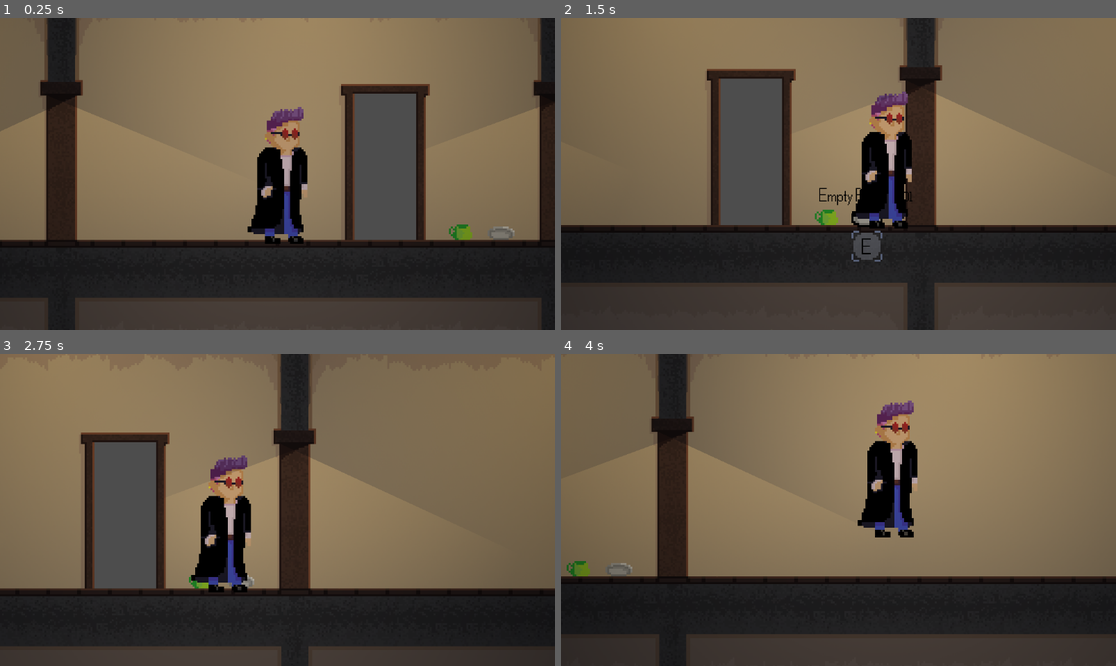
Above: before the commit, frames 1-4 (two rows, left to right).
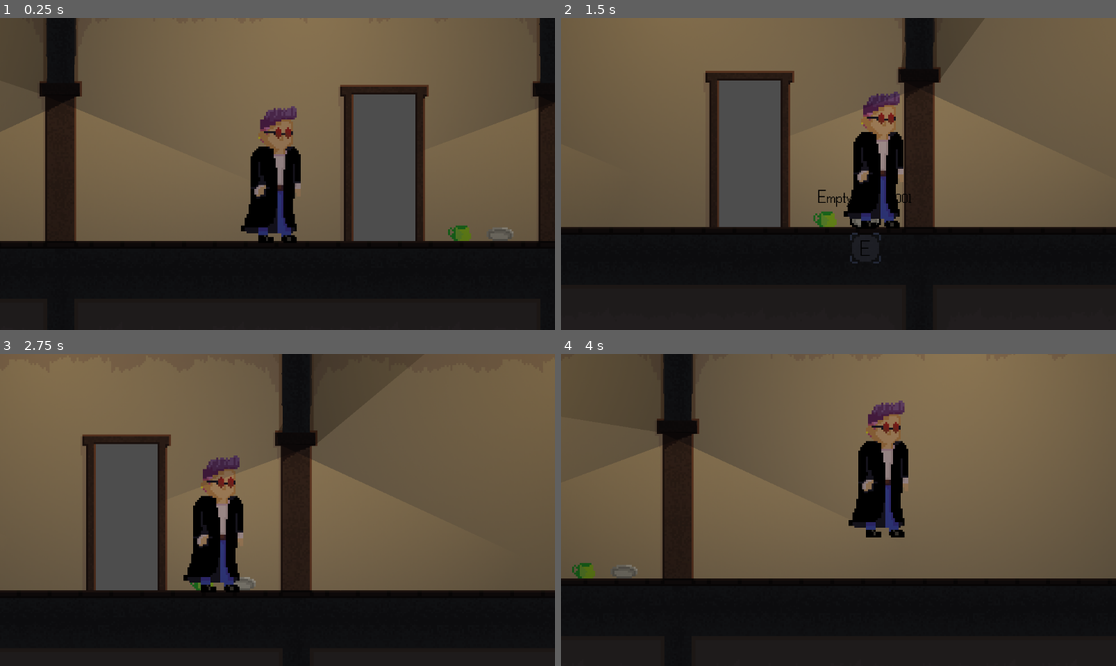
Above: after the commit, the same moments.

Repository: AlfieLeFluffy/bc_project
Game: Godot game, scene res://scenes/levels/test_level.tscn
Same seed, same stepped clock (60 frames per second), same inputs: the game is played once before the commit and once after it.
Inputs (mouse positions are in pixels of both pictures, inside the frame that each line leads up to):
- Up to frame 1 (0.25 s): no input
- Up to frame 2 (1.5 s): tap Enter (ui_accept) at 0.5, 0.77 s; move the mouse to (1060, 233) at 0.52 s; hold E (interact) 0.53-1.28 s; hold Right (ui_right) from 0.53 s (still down); move the mouse to (855, 220) at 1.27 s; tap E (interact) at 1.35 s
- Up to frame 3 (2.75 s): tap Enter (ui_accept) at 1.52 s; move the mouse to (333, 441) at 2.02 s; release Right (ui_right) at 2.03 s; hold Left (ui_left) from 2.03 s (still down); hold E (interact) from 2.03 s (still down)
- Up to frame 4 (4 s): move the mouse to (810, 572) at 2.77 s; release Left (ui_left) at 2.78 s; release E (interact) at 2.78 s; hold Right (ui_right) from 2.78 s (still down); tap E (interact) at 2.85 s; tap Enter (ui_accept) at 3.02, 3.77 s; move the mouse to (1005, 556) at 3.52 s; hold E (interact) from 3.53 s (still down)

The runs differ from the first frame. In frame 1, 33% of the frame differs, in the area x 0-99%, y 0-100%; in frame 2, 35%; in frame 3, 26%; in frame 4, 43%, in the area x 0-100%, y 0-100%.

Commit message:
Minor adjustments

Diff:
--- a/bc_project/scenes/characters/player.tscn
+++ b/bc_project/scenes/characters/player.tscn
@@ -25,14 +25,17 @@
 script = ExtResource("1_1rgys")
 
 [node name="AnimatedSprite2D" type="AnimatedSprite2D" parent="."]
+position = Vector2(-4, 0)
 sprite_frames = SubResource("SpriteFrames_5hrxj")
 
 [node name="CollisionShape2D" type="CollisionShape2D" parent="."]
-position = Vector2(3, 0)
+position = Vector2(-1, 1)
 scale = Vector2(-1.39496, 3.36411)
 shape = SubResource("CircleShape2D_d2p85")
 
 [node name="PointLight2D" type="PointLight2D" parent="."]
 color = Color(0.466181, 0.466181, 0.466181, 1)
+energy = 0.5
+shadow_enabled = true
 texture = ExtResource("3_j5r64")
 texture_scale = 0.5
--- a/bc_project/scenes/lamps/ceiling_lamp.tscn
+++ b/bc_project/scenes/lamps/ceiling_lamp.tscn
@@ -4,7 +4,7 @@
 [ext_resource type="Texture2D" uid="uid://b2ynbvxgxg38d" path="res://textures/radialLight.png" id="2_v6ype"]
 
 [sub_resource type="OccluderPolygon2D" id="OccluderPolygon2D_ls3e4"]
-polygon = PackedVector2Array(-1, 7, 1, 7, 0, 6)
+polygon = PackedVector2Array(-2, 7, 2, 7, 0, 6)
 
 [node name="ceiling_lamp" type="Node2D"]
 
--- a/bc_project/scenes/levels/test_level.tscn
+++ b/bc_project/scenes/levels/test_level.tscn
@@ -266,6 +266,7 @@
 [node name="testScene" type="Node2D"]
 
 [node name="TileMap" type="TileMap" parent="."]
+position = Vector2(200, 184)
 tile_set = SubResource("TileSet_id35s")
 format = 2
 layer_0/name = "BG"
@@ -275,6 +276,7 @@
 layer_2/name = "Objects"
 
 [node name="InteractableObjects" type="Node2D" parent="."]
+position = Vector2(200, 184)
 
 [node name="empty_plate" parent="InteractableObjects" instance=ExtResource("4_w2p71")]
 position = Vector2(276, 140)
@@ -282,16 +284,18 @@
 [node name="thick_mug" parent="InteractableObjects" instance=ExtResource("5_hqxr4")]
 position = Vector2(255, 140)
 
-[node name="door_teleport" parent="InteractableObjects" instance=ExtResource("4_fheky")]
+[node name="Doors" type="Node2D" parent="InteractableObjects"]
+
+[node name="door_teleport" parent="InteractableObjects/Doors" instance=ExtResource("4_fheky")]
 position = Vector2(216, 104)
-metadata/TeleportPosition = Vector2(136, -73)
-
-[node name="door_teleport2" parent="InteractableObjects" instance=ExtResource("4_fheky")]
+metadata/TeleportPosition = Vector2(336, 111)
+
+[node name="door_teleport2" parent="InteractableObjects/Doors" instance=ExtResource("4_fheky")]
 position = Vector2(136, -73)
-metadata/TeleportPosition = Vector2(216, 104)
+metadata/TeleportPosition = Vector2(416, 288)
 
 [node name="player" parent="." instance=ExtResource("1_wpgi4")]
-position = Vector2(160, 109)
+position = Vector2(360, 293)
 
 [node name="cameraControls" type="Node2D" parent="player"]
 script = ExtResource("3_em044")
@@ -302,6 +306,7 @@
 position_smoothing_speed = 3.0
 
 [node name="CanvasModulate" type="CanvasModulate" parent="."]
+position = Vector2(200, 184)
 color = Color(0.1738, 0.18381, 0.22, 1)
 
 [node name="ceiling_lamp" parent="CanvasModulate" instance=ExtResource("6_g4tah")]
